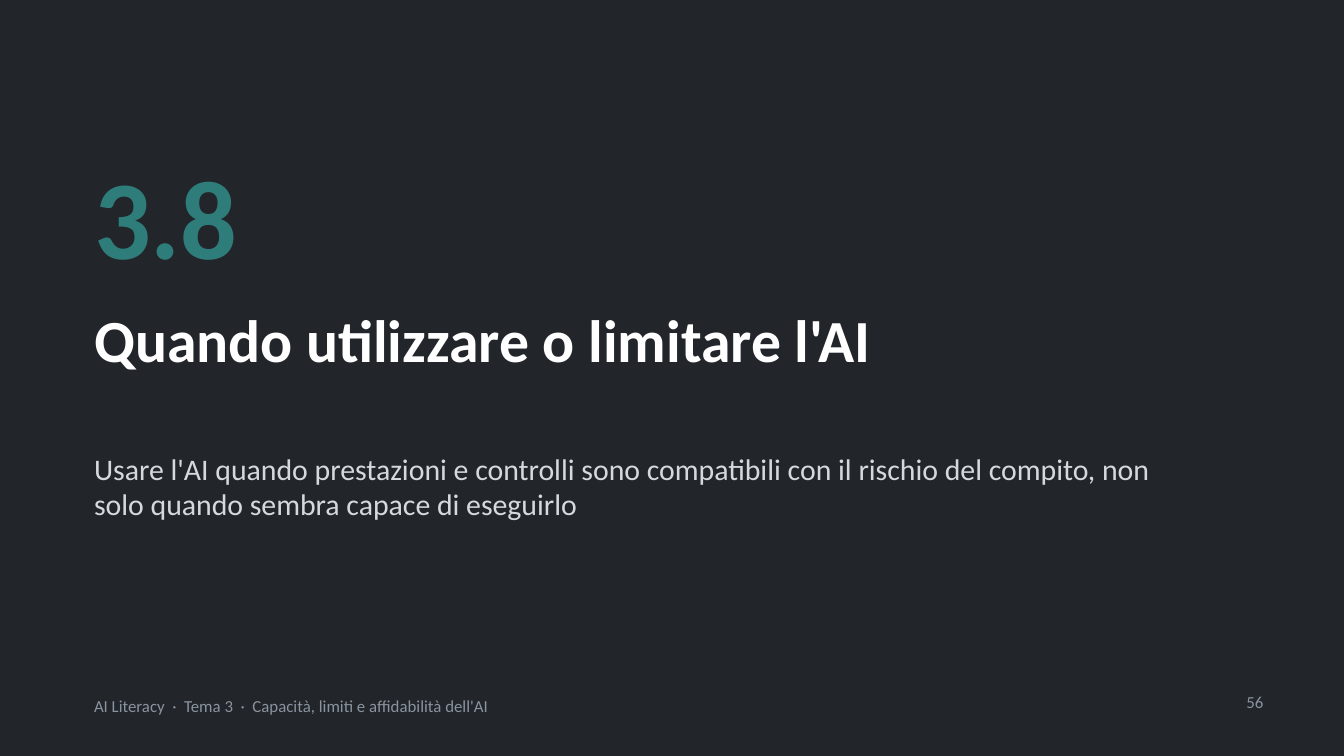
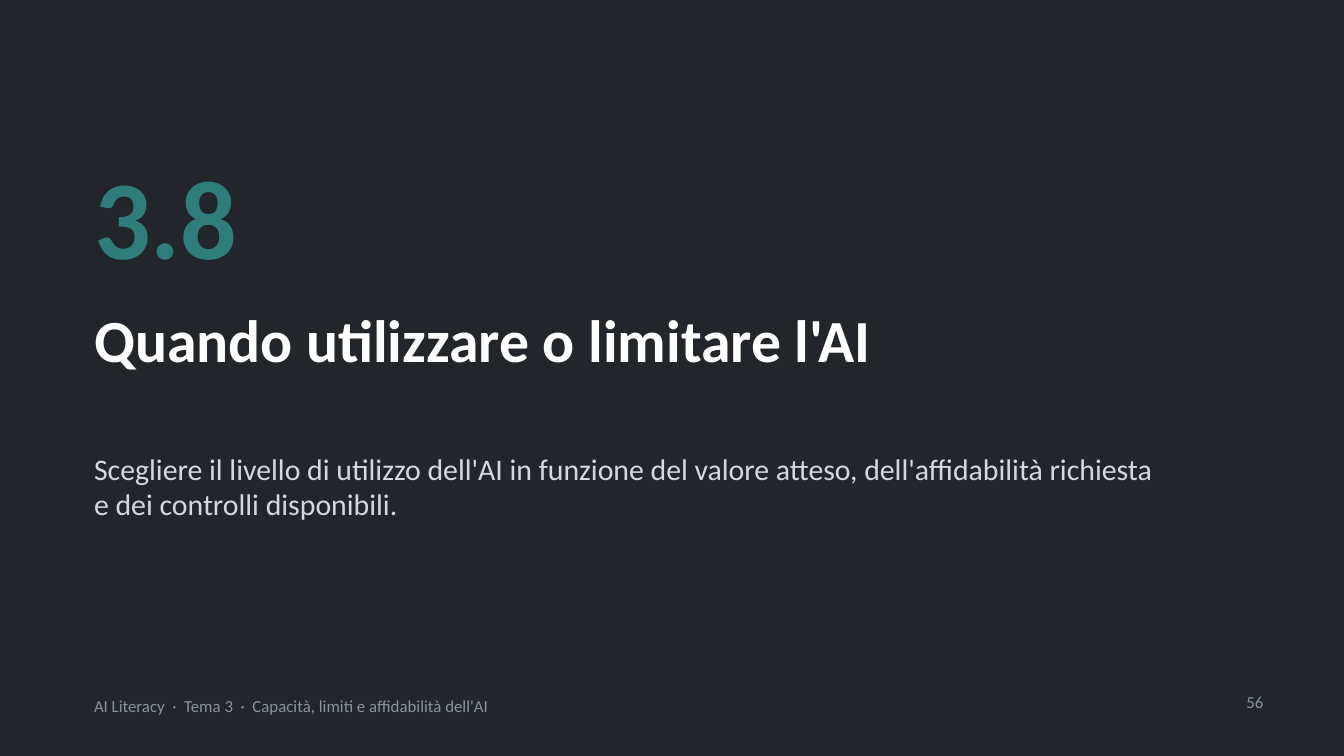
Before and after one commit to NetAi-IT/Formazione-AI-Literacy-Official, a slide deck: slide 56 of Base/Tema3_Capacita_limiti_affidabilita_AI.pptx. Drawn at 1344x756 pixels with LibreOffice and Linux fonts; fonts in the diff are those of the drawing. Boxes give left, top, right and bottom in pixels: in the first picture for what was removed or moved away, otherwise in the second. Text is boxed around its words. In the diff, an @@ line names an element or a change of style, - is before the commit and + after.

```diff
--- a/Base/Tema3_Capacita_limiti_affidabilita_AI.pptx
+++ b/Base/Tema3_Capacita_limiti_affidabilita_AI.pptx
@@ text at <box>94,459,1152,520</box>: text changed @@
-Usare l'AI quando prestazioni e controlli sono compatibili con il rischio del compito, non solo quando sembra capace di eseguirlo
+Scegliere il livello di utilizzo dell'AI in funzione del valore atteso, dell'affidabilità richiesta e dei controlli disponibili.
```
Also in this commit, not shown: 19 other slides changed, 3 other files.
